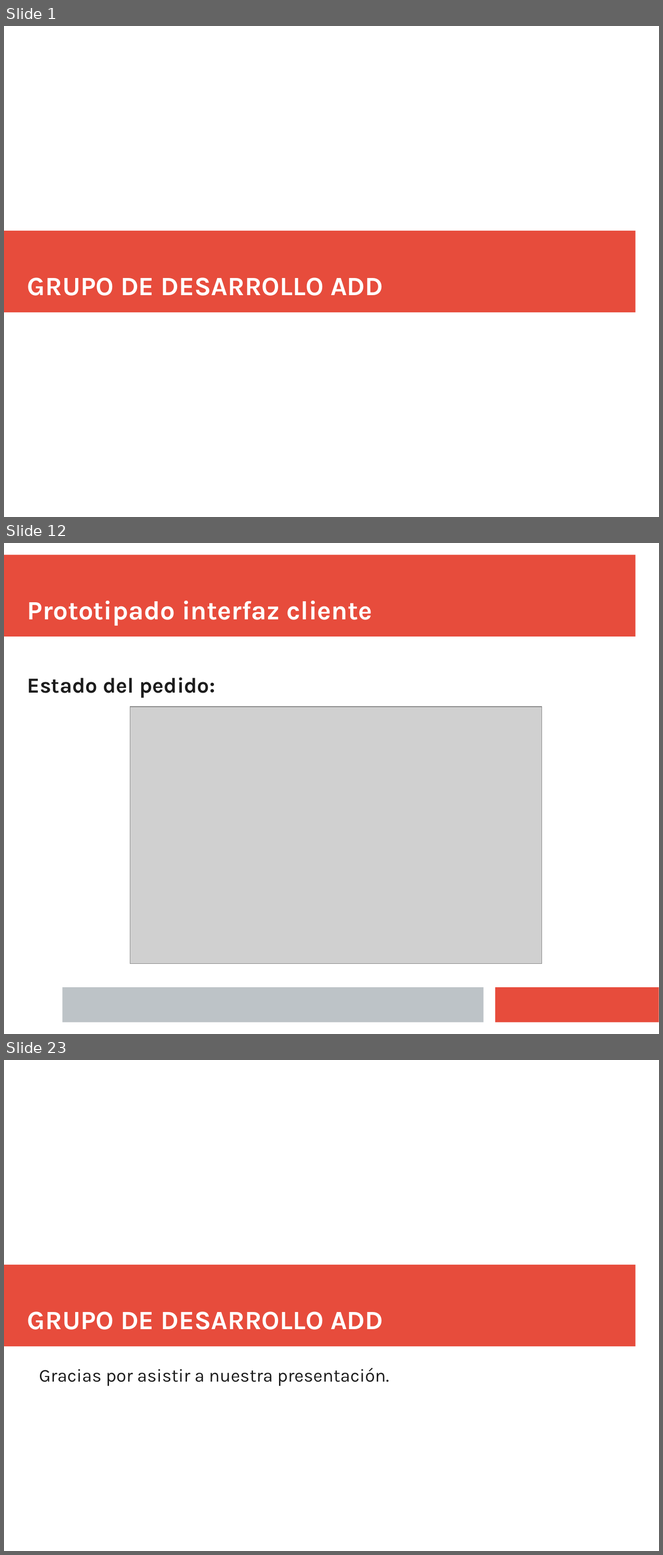
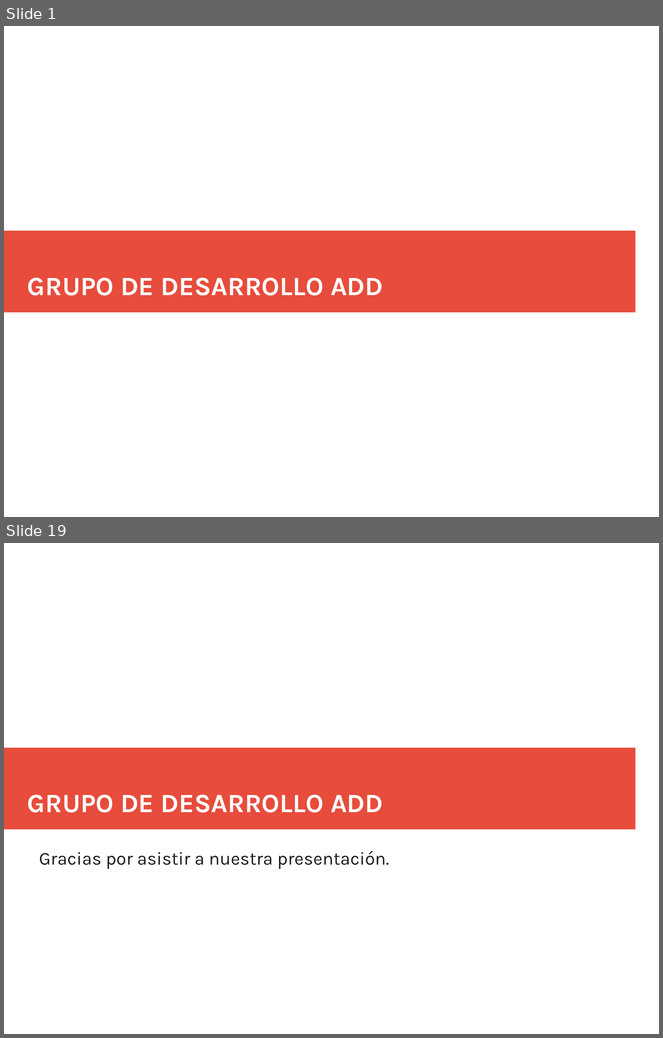
Before and after one commit to Juanba1998/APP-Restaurante, a slide deck: Material/Presentación/Presentacion Final (incompleta).pptx. Shown one above the other, each under a label of ours: slides 1, 12 and 23 before the commit, slides 1 and 19 after it; the slides between them are not shown. The pictures are 663x1555 and 663x1038 pixels, drawn with LibreOffice and Linux fonts; fonts in the diff are those of the drawing; grey boxes stand for pictures. Boxes give left, top, right and bottom in pixels: in the first picture for what was removed or moved away, otherwise in the second. Text is boxed around its words. In the diff, an @@ line names an element or a change of style, - is before the commit and + after.

```diff
--- a/Material/Presentación/Presentacion Final (incompleta).pptx
+++ b/Material/Presentación/Presentacion Final (incompleta).pptx
@@ slide 12 removed at bbox=[4, 543, 659, 1034], background #FFFFFF @@
@@ rectangle removed at bbox=[4, 555, 636, 637] @@
@@ text removed at bbox=[27, 601, 373, 626] @@
-Prototipado interfaz cliente
@@ text removed at bbox=[27, 677, 216, 698] @@
-Estado del pedido:
@@ picture removed at bbox=[130, 707, 542, 965] @@
@@ rectangle removed at bbox=[62, 988, 484, 1023] @@
@@ rectangle removed at bbox=[496, 988, 659, 1023] @@
@@ what was slide 23 is now slide 19 @@
```
Also in this commit, not shown: 11 slides changed, 6 slides added, 9 other slides removed.
